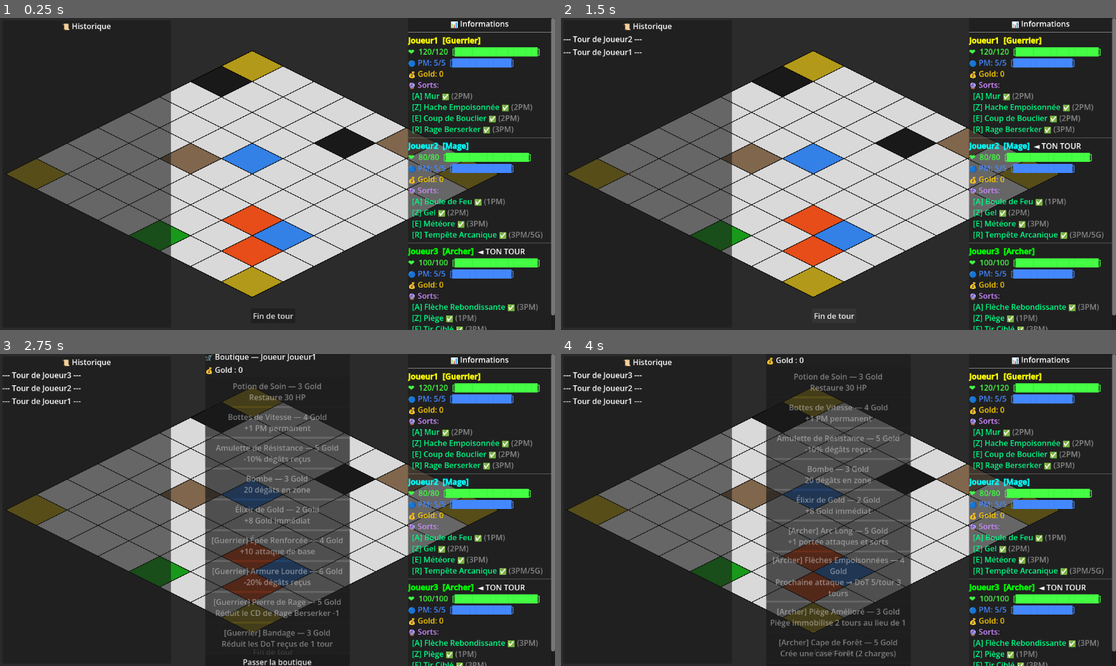
Above: before the commit, frames 1-4 (two rows, left to right).
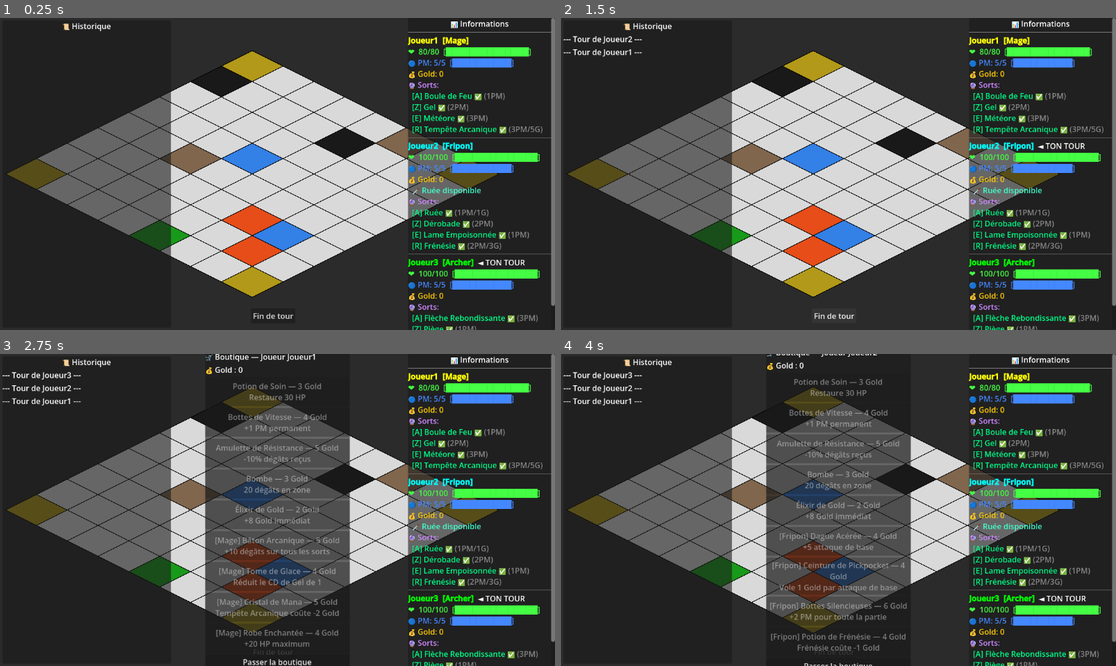
Above: after the commit, the same moments.

Repository: Brsa-Dev/ChessGame
Game: Godot game, scene res://main.tscn
Two runs of this game, one before a commit and one after it. Both use one fixed random seed, a clock stepped at 60 frames per second and the inputs below.
Inputs:
- Up to frame 1 (0.25 s): no input
- Up to frame 2 (1.5 s): click "Fin de tour" at 0.5 s; click "Fin de tour" at 1.25 s
- Up to frame 3 (2.75 s): click "Fin de tour" at 2 s
- Up to frame 4 (4 s): click "Passer la boutique" at 2.75 s; click "Passer la boutique" at 3.5 s

The runs differ from the first frame. In frame 1, 5.4% of the frame differs, in the area x 73-100%, y 6-100%; in frame 2, 5.4%; in frame 3, 6.8%; in frame 4, 10%, in the area x 37-100%, y 0-100%.

Commit message:
KAN-11 fix; push Claude

Diff:
--- a/chess-game/main.gd
+++ b/chess-game/main.gd
@@ -121,10 +121,7 @@
 # Gestion des inputs
 # -----------------------------------------------
 func _input(event):
-	if event is InputEventKey and event.pressed:
-		if event.keycode == KEY_F:
-			inventory_ui.toggle(tour_manager.get_joueur_actif())
-			return
+
 	if event is InputEventKey and event.pressed:
 		if event.keycode == KEY_F:
 			inventory_ui.toggle(tour_manager.get_joueur_actif())
@@ -318,6 +315,43 @@
 	if joueur_qui_finit.est_place:
 		_appliquer_effets_persistants(joueur_qui_finit)
 
+
+	# -----------------------------------------------
+# FORÊTS TEMPORAIRES (Pluie de Flèches)
+# Décrémente seulement quand le lanceur finit son tour.
+# Même logique que les météores.
+# -----------------------------------------------
+	var forets_a_supprimer = []
+	for foret in forets_temporaires:
+		if foret["lanceur"] == joueur_qui_finit:
+			foret["tours_restants"] -= 1
+			print("🌲 Forêt temp — ", foret["tours_restants"], " tour(s) avant disparition")
+			if foret["tours_restants"] <= 0:
+				forets_a_supprimer.append(foret)
+	for foret in forets_a_supprimer:
+		forets_temporaires.erase(foret)
+		_restaurer_cases_foret(foret)
+# -----------------------------------------------
+# MÉTÉORES — on décrémente seulement quand
+# le LANCEUR termine son tour.
+# meteores_en_attente est une liste → on itère.
+# -----------------------------------------------
+	var meteores_a_exploser = []
+
+	for meteore in meteores_en_attente:
+		# On n'agit que si c'est bien le lanceur qui finit son tour
+		if meteore["lanceur"] == joueur_qui_finit:
+			meteore["tours_restants"] -= 1
+			print("☄️ Météore — tours restants : ", meteore["tours_restants"])
+			if meteore["tours_restants"] <= 0:
+				meteores_a_exploser.append(meteore)
+
+	# On explose séparément pour éviter de modifier la liste pendant l'itération
+	for meteore in meteores_a_exploser:
+		_exploser_meteore(meteore)
+		meteores_en_attente.erase(meteore)
+
+
 	tour_manager.passer_au_tour_suivant()
 	var joueur_actif = tour_manager.get_joueur_actif()
 
@@ -342,11 +376,17 @@
 # -----------------------------------------------
 func _on_tour_global_termine(_numero_tour: int):
 
+	# -----------------------------------------------
+	# Événements aléatoires (mines, coffres, etc.)
+	# -----------------------------------------------
 	event_manager.verifier_tour(_numero_tour)
 
+	# -----------------------------------------------
+	# Inondation — réduit la durée des cases inondées
+	# et ré-applique l'effet de case aux joueurs dessus
+	# -----------------------------------------------
 	var cases_restaurees = event_manager.reduire_inondations()
 	if cases_restaurees.size() > 0:
-		# Ré-applique l'effet de case aux joueurs sur les cases restaurées
 		for case_info in cases_restaurees:
 			var j = _get_joueur_en(case_info["x"], case_info["y"])
 			if j:
@@ -355,16 +395,11 @@
 
 	renderer.queue_redraw()
 
-	print("=== Fin du tour global ", _numero_tour, " — Traitement météores/laves ===")
-	var meteores_a_supprimer = []
-	for meteore in meteores_en_attente:
-		meteore["tours_restants"] -= 1
-		print("☄️ Météore — ", meteore["tours_restants"], " tour(s) avant impact")
-		if meteore["tours_restants"] <= 0:
-			_exploser_meteore(meteore)
-			meteores_a_supprimer.append(meteore)
-	for m in meteores_a_supprimer:
-		meteores_en_attente.erase(m)
+	# -----------------------------------------------
+	# Laves temporaires (Météore) — décrémente la durée
+	# NB : les météores eux-mêmes sont gérés dans
+	# fin_de_tour() au tour du lanceur — PAS ICI.
+	# -----------------------------------------------
 	var laves_a_supprimer = []
 	for lave in laves_temporaires:
 		lave["tours_restants"] -= 1
@@ -374,15 +409,6 @@
 			laves_a_supprimer.append(lave)
 	for l in laves_a_supprimer:
 		laves_temporaires.erase(l)
-	var forets_a_supprimer = []
-	for foret in forets_temporaires:
-		foret["tours_restants"] -= 1
-		print("🌲 Forêt temp — ", foret["tours_restants"], " tour(s) avant disparition")
-		if foret["tours_restants"] <= 0:
-			_restaurer_cases_foret(foret)
-			forets_a_supprimer.append(foret)
-	for f in forets_a_supprimer:
-		forets_temporaires.erase(f)
 
 # -----------------------------------------------
 func _appliquer_effet_case(joueur: Node):
@@ -566,18 +592,22 @@
 			sort.declencher_cooldown()
 			meteores_en_attente.append({
 				"cible_x": cible_x, "cible_y": cible_y,
-				"tours_restants": 2, "lanceur": joueur
+				"tours_restants": 3, "lanceur": joueur
 			})
 			print("☄️ Météore ! Impact dans 2 tours en (", cible_x, ",", cible_y, ")")
 			_log("☄️ " + joueur.name + " — Météore en route ! Impact dans 2 tours", joueur)
 			_rafraichir_hud()
 			return true
 		"mage_tempete":
+			print("DEBUG Tempête — cout_gold: ", sort.cout_gold,
+		  " | reduction: ", joueur.reduction_cout_tempete,
+		  " | cout_final: ", max(0, sort.cout_gold - joueur.reduction_cout_tempete),
+		  " | gold joueur: ", joueur.gold)
 			var cout_tempete = max(0, sort.cout_gold - joueur.reduction_cout_tempete)
 			if joueur.gold < cout_tempete:
 				print("Pas assez de Gold pour Tempête !")
 				return false
-			joueur.gold -= sort.cout_gold
+			joueur.gold -= cout_tempete   # ← WAS: sort.cout_gold — CORRIGÉ
 			joueur.pm_actuels -= sort.cout_pm
 			sort.declencher_cooldown()
 			for j in [joueur1, joueur2, joueur3]:
@@ -687,7 +717,11 @@
 						continue
 					cases_transformees.append({"x": x, "y": y, "type_original": type_case})
 					board.plateau[x][y] = board.CaseType.FORET
-			forets_temporaires.append({"cases": cases_transformees, "tours_restants": 3})
+			forets_temporaires.append({
+				"cases": cases_transformees,
+				"tours_restants": 3,
+				"lanceur": joueur
+			})
 			renderer.queue_redraw()
 			print("🌲 Pluie de Flèches ! ", cases_transformees.size(), " case(s) → Forêt")
 			_log("🏹 " + joueur.name + " — Pluie de Flèches en (" + str(cible_x) + "," + str(cible_y) + ")", joueur)
--- a/chess-game/main.tscn
+++ b/chess-game/main.tscn
@@ -4,7 +4,7 @@
 [ext_resource type="Script" uid="uid://cx5ap1rwg6fkk" path="res://board.gd" id="2_0xm2m"]
 [ext_resource type="Script" uid="uid://d1c4gj8rey8gb" path="res://renderer.gd" id="3_h2yge"]
 [ext_resource type="Script" uid="uid://vx764si80mid" path="res://Classe/archer.gd" id="4_5vw27"]
-[ext_resource type="Script" uid="uid://c1mg3hyujhvxw" path="res://Classe/guerrier.gd" id="4_ycdy4"]
+[ext_resource type="Script" uid="uid://ylfkw30jteip" path="res://Classe/fripon.gd" id="4_kek77"]
 [ext_resource type="Script" uid="uid://dd545mykmfl8k" path="res://Classe/mage.gd" id="5_kek77"]
 [ext_resource type="Script" uid="uid://dwdhc37i2tort" path="res://tour_manager.gd" id="5_lquwl"]
 [ext_resource type="Script" uid="uid://gmarcgm6a54i" path="res://shop_manager.gd" id="6_272bh"]
@@ -24,10 +24,10 @@
 script = ExtResource("3_h2yge")
 
 [node name="Joueur1" type="Node" parent="." unique_id=754179848]
-script = ExtResource("4_ycdy4")
+script = ExtResource("5_kek77")
 
 [node name="Joueur2" type="Node" parent="." unique_id=1933811520]
-script = ExtResource("5_kek77")
+script = ExtResource("4_kek77")
 
 [node name="Joueur3" type="Node" parent="." unique_id=964493188]
 script = ExtResource("4_5vw27")
